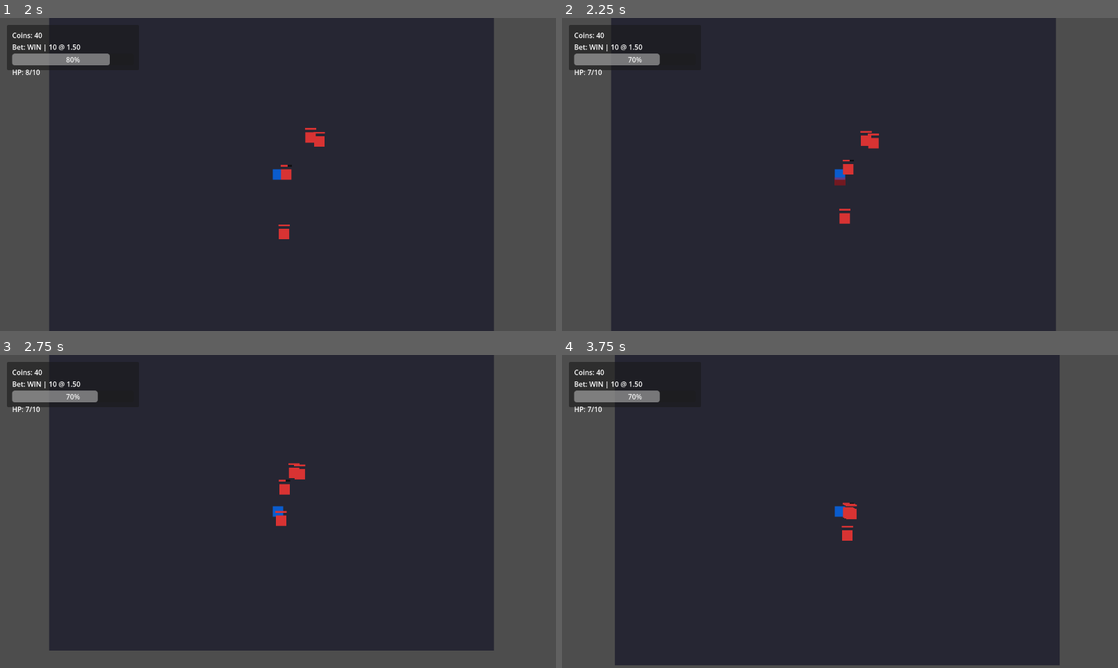
Above: before the commit, frames 1-4 (two rows, left to right).
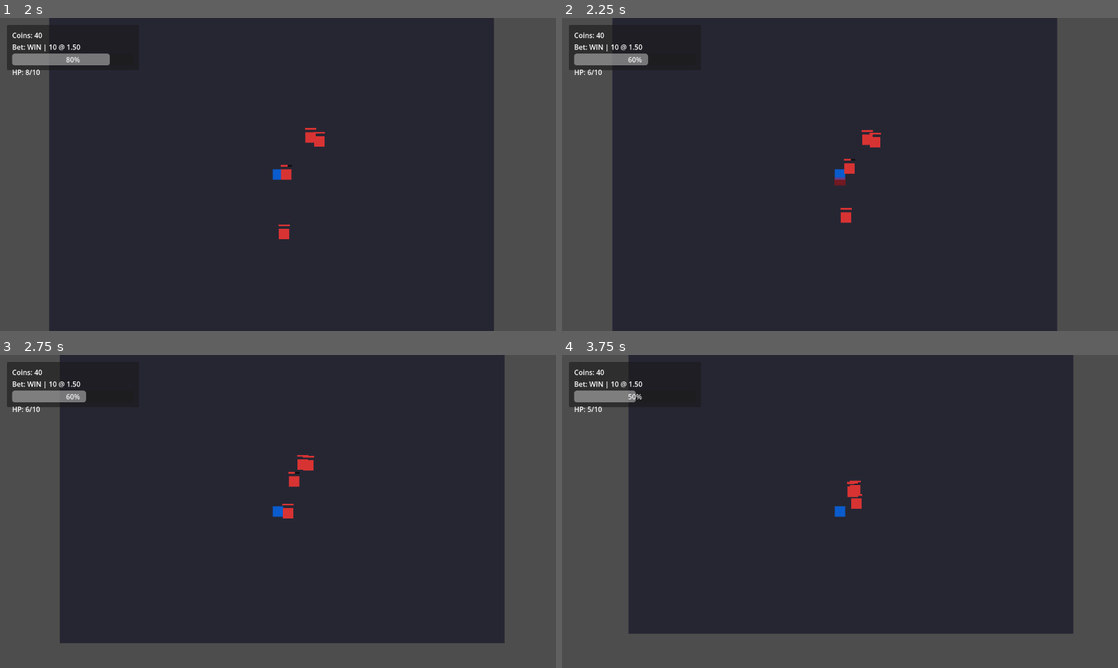
Above: after the commit, the same moments.

Repository: Faratas410/Gallicus-2.0
Game: Godot game, scene res://scenes/Main.tscn
The game is run twice, just before and just after one commit, with the same random seed, the same clock (stepped at 60 frames per second) and the same inputs.
Inputs:
- Up to frame 1 (2 s): click "WIN x1.5" at 0.5 s; tap Enter at 1.25 s; hold D (move_right) from 1.28 s (still down); tap K (attack_heavy) at 1.35 s
- Up to frame 2 (2.25 s): release D (move_right) at 2.03 s; hold S (move_down) from 2.03 s (still down); tap J (attack_light) at 2.1 s
- Up to frame 3 (2.75 s): keep holding S (move_down)
- Up to frame 4 (3.75 s): release S (move_down) at 2.78 s; hold D (move_right) 2.78-3.53 s; hold L (block) 2.78-3.53 s; hold W (move_up) from 3.53 s (still down); tap Space (dodge) at 3.6 s

Frame 1 is identical in both runs. In frame 2, 0.5% of the frame differs, in the area x 4-89%, y 0-100%; in frame 3, 5.7%; in frame 4, 13%, in the area x 4-92%, y 0-100%.

Commit message:
Configure player hurtbox collision

Diff:
--- a/scripts/entities/player.gd
+++ b/scripts/entities/player.gd
@@ -47,6 +47,11 @@
 		if not InputMap.has_action(action):
 			push_error("Missing input action: %s" % action)
 	print("Player ready. Physics:", is_physics_processing())
+	hurtbox.monitoring = true
+	hurtbox.monitorable = true
+	hurtbox.collision_layer = 1 << 2
+	hurtbox.collision_mask = 0
+	hurtbox.add_to_group("player_hurtbox")
 	_set_hitbox_active(false)
 	_set_hurtbox_active(true)
 	hitbox.area_entered.connect(_on_hitbox_area_entered)
